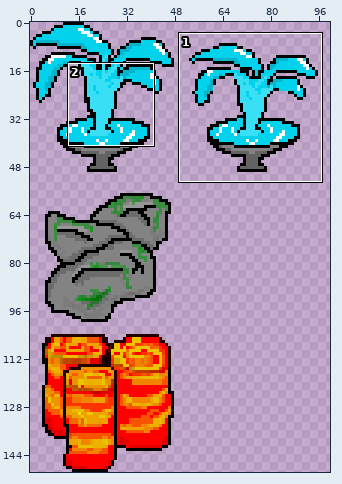
Edited in one commit: sprite sheet (Game/Data/obstacles.png). Above, an overview of the earlier version with the close-up marked.
Close-up. Before:
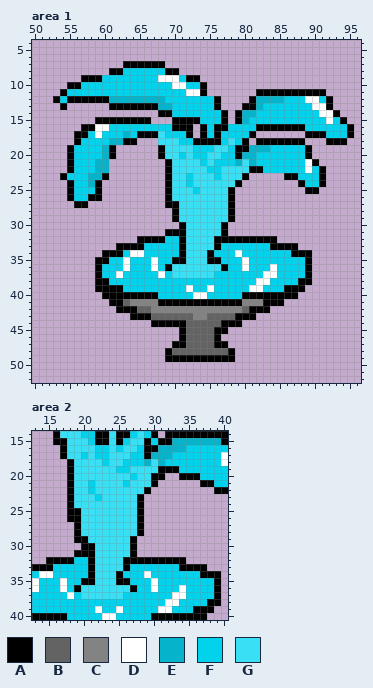
The file is 100x150 pixels. Colours within 5 levels of each other are drawn and written as one. Shown: area 1: x 50..96, y 4..52; area 2: x 13..40, y 14..40.
Palette (. is transparent): A #000000  B #636363  C #838383  D #ffffff  E #05b4cb  F #03d2ed  G #39dff5
Pixels before, area 1, first column x 53:
 7 ..........AAAAAA...........................
 8 ........AAFFFFFFAA.........................
 9 ....AAAFFFFFFFFDDDFAA......................
10 ..AAFFFFFFFFFFFFFDDFFA.....................
11 .AFFFFFFFFFFFFFFFFFDDA.......AAAAAAAAAA....
12 AFAAAAAAEEEEEEEEFFFFFFFA....AEEEEFFFDDFA...
13 .A......AAAAAAAEEFFFFFFA...AAEFFFFFFFDDA...
14 ...............AAFFFFFFFA.AEEFFFFFFFFFDDA..
15 ......AAAAAAAA...AAAAFFFA.AEFFFFFFFFFFFDFA.
16 ....AADDFFFFFFFFFAAA.AFAAFFFFAAAAAAAFFFFFFA
17 ...AAFDFFFEFAAAGFFFA.AFAFFFFA.......AAAFFFA
18 ...AFFFFEEAA...GGGFFAAAAFGFA.AAAAAAA...AAA.
19 ..AFFFFEA......AGGGGFFFGGFAAEEEFFFFFA......
20 ..AFFFFEA......AGGFGFFGGFFAEEFFFFFFFA......
21 ..AFFFEE........AGGGGFGFFFEGEFFFFFFFDA.....
22 ..AFFFEE........AGGGGGFFGGGGAAFFFFFFDFA....
23 .AFFFEEA........AGGFGGGFGGGA.....AAFFFA....
24 ..AFFEA.........AGGFGGGGGGA........AFFA....
25 ..AFFFA.........AGGGFGGGGA..........AA.....
26 ..AFFAA.........AGGGGGGGGA.................
27 ...AA...........AAGGGGGGGA.................
28 .................AGGGGGGGA.................
29 .................AGGGGGGGA.................
30 ..................AGGGGGA..................
31 ................AAAGGGGGA..................
32 ............AAAAFFAGGGGAAAAAAAAA...........
33 .........AAAAFFFFFAGGGGAFFFFFFFAAAA........
34 .......AAAFDDFFFFFAGGGAFFFDFFFFFFFAAA......
35 ......AAFFDFFFDFFAAGGGAAFFFDFFFFFFFFA......
36 ......AFFFDFFFDFAGGGGGGGAFFDFFFDFFFFA......
37 ......AFFDFFFFFDFGGGGGGFFFFFFFDDFFFFA......
38 ......AAFFFFFFFFFFFFFFFFFFFFFDDFFFFAA......
39 ......AAAAFFFFFFFFFDFFDFFFFFDDFFFAAA.......
40 .......AAAAAAAAFFFFFDDFFFFFAAAAAAAA........
41 ........AABCCCCAAAAAAAAAAAACCCAAA..........
42 .........AAABBCCCCCCCCCCCCCBAAA............
43 ...........AAABBBBBBCCBBBBAAA..............
44 ..............AAAAABBBBBAAA................
45 ..................ABBBBAA..................
46 ..................ABBBBA...................
47 .................AABBBBAA..................
48 ................ABBBBBBBBA.................
49 ................AAAAAAAAAA.................
Pixels before, area 2, first column x 13:
14 ...AGGGFFAAGAAFGFA.AAAAAAAAA
15 ...AAGGGFAAGAFGGAFAAEEEEEEEA
16 ....AGGGGFFGFGGFAAEEEEFFFFFF
17 ....AGGFGFFGGGFFAEEEFFFFFFFD
18 .....AGGGGFGGFFFEGEFFFFFFFFD
19 .....AGGGGGGFFGGGGAAAFFFFFFF
20 .....AGGGGGGGGFGGAA..AAAFFFF
21 .....AGGFGGGGFGGGA......AAFF
22 .....AGGFGGGGGGGA.........AA
23 .....AGGGFGGGGGA............
24 .....AGGGGGGGGGA............
25 .....AAGGGGGGGGA............
26 .....AAGGGGGGGGA............
27 ......AGGGGGGGGA............
28 ......AGGGGGGGGA............
29 ......AAGGGGGGA.............
30 .......AAGGGGGA.............
31 ......AAAGGGGGA.............
32 ..AAAAFFAGGGGAAAAAAAAA......
33 AAAFFFFFAGGGGAFFFFFFFAAAA...
34 FDDFFFFFAGGGAFFFDFFFFFFFAAA.
35 DFFFDFFAAGGGAAFFFDFFFFFFFFA.
36 DFFFDFAGGGGGGGAFFDFFFDFFFFA.
37 FFFFFDFGGGGGGFFFFFFFDDFFFFA.
38 FFFFFFFFFFFFFFFFFFFDDFFFFAA.
39 FFFFFFFFFDFFDFFFFFDDFFFAAA..
40 AAAAAFFFFFDDFFFFFAAAAAAAA...
And afterwards:
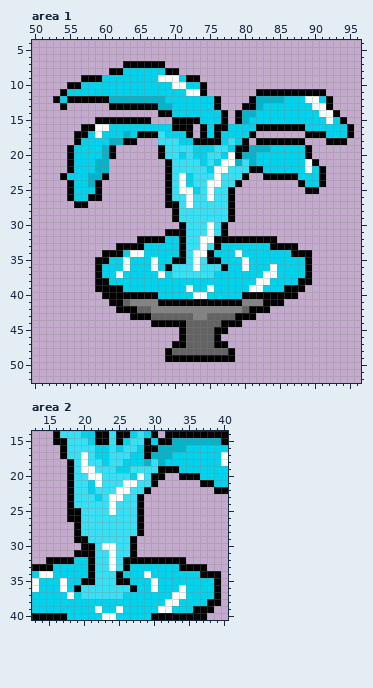
Change:
{"where": "area 1"}
{"y":20,"x":78,"old":"F","new":"D"}
{"y":21,"x":77,"old":"FF","new":"DD"}
{"y":22,"x":76,"old":"FG","new":"DD"}
{"y":23,"x":71,"old":"G","new":"D"}
{"y":23,"x":76,"old":"F","new":"D"}
{"y":23,"x":83,"old":"...","new":"AAA"}
{"y":24,"x":71,"old":"G","new":"D"}
{"y":24,"x":75,"old":"GG","new":"DD"}
{"y":25,"x":71,"old":"GG","new":"DD"}
{"y":25,"x":75,"old":"G","new":"D"}
{"y":26,"x":72,"old":"G","new":"D"}
{"y":26,"x":75,"old":"G","new":"D"}
{"y":27,"x":72,"old":"G","new":"D"}
{"y":30,"x":75,"old":"G","new":"D"}
{"y":31,"x":75,"old":"G","new":"D"}
{"y":32,"x":74,"old":"GG","new":"DD"}
{"y":33,"x":74,"old":"G","new":"D"}
{"y":34,"x":73,"old":"GG","new":"DD"}
{"y":35,"x":73,"old":"G","new":"D"}
{"y":36,"x":73,"old":"G","new":"D"}
{"where": "area 2"}
{"y":17,"x":20,"old":"F","new":"D"}
{"y":18,"x":20,"old":"G","new":"D"}
{"y":19,"x":20,"old":"GG","new":"DD"}
{"y":20,"x":21,"old":"GG","new":"DD"}
{"y":20,"x":28,"old":"G","new":"D"}
{"y":21,"x":22,"old":"G","new":"D"}
{"y":21,"x":26,"old":"FG","new":"DD"}
{"y":22,"x":25,"old":"GG","new":"DD"}
{"y":23,"x":24,"old":"GG","new":"DD"}
{"y":24,"x":24,"old":"G","new":"D"}
{"y":25,"x":24,"old":"G","new":"D"}
{"y":30,"x":23,"old":"GG","new":"DD"}
{"y":31,"x":24,"old":"G","new":"D"}
{"y":32,"x":24,"old":"G","new":"D"}
{"y":33,"x":24,"old":"G","new":"D"}
